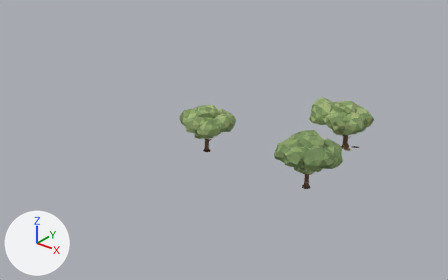
One commit to the Blender file blender/source/trees.blend: the scene before it, then after it.
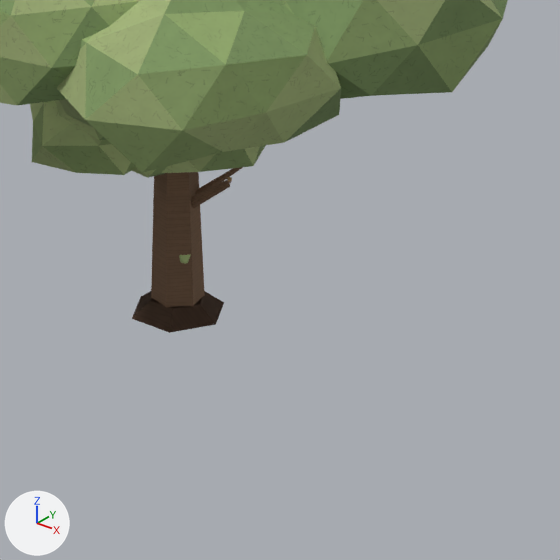
The first picture shows the older version from a 50 mm camera at (31.5, -38.9, 24.2) aimed at (0.3, 0.1, -0.1). The close-ups show the older and then the newer version on the part from 43% to 53% of the width and 44% to 61% of the height of that picture. Only the edits that show in the close-ups are written down. The lights are fixed; the arrows at lower left show +X, +Y and +Z.

The first close-up shows 'oak__square_1986_full__seg0', 'oak__square_1986_full__seg4', 'oak__square_1986_pruned__trunk', 'oak__square_2026_full__seg1', 'oak__square_2026_full__seg6', 'oak__square_2026_full__seg7', 'oak__square_2026_full__trunk' and 4 more.
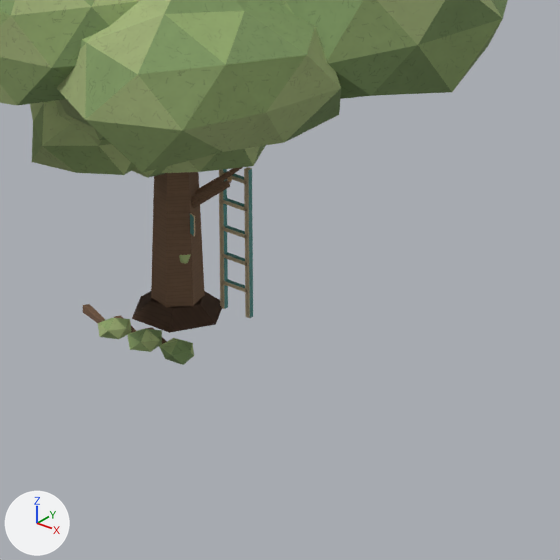
The change, as JSON lines over the scene's bpy script:
```json
{"block": "me_oak__square_1986_pruned__trunk", "where": "# used by ob_oak__square_1986_pruned__trunk; parent = ob_oak__square_1986_pruned; location = (0.0, 0.0, 0.0)"}
{"op": "remove", "block": "me_oak__square_1986_pruned__trunk", "code": "me_oak__square_1986_pruned__trunk.from_pydata(...)  # 228 vertices, 52 faces; spans x -0.415..0.498, y -0.156..0.186, z 0.0..1.37"}
{"op": "add", "block": "me_oak__square_1986_pruned__trunk", "code": "me_oak__square_1986_pruned__trunk.from_pydata(...)  # 648 vertices, 172 faces; spans x -0.512..0.666, y -0.785..0.27, z 0.0..1.37"}
{"block": "me_oak__square_1986_pruned__trunk", "change": "me_oak__square_1986_pruned__trunk part 1: 252 vertices added at x -0.512..0.666, y -0.785..-0.423, z 0.011..0.191"}
{"block": "me_oak__square_1986_pruned__trunk", "change": "me_oak__square_1986_pruned__trunk part 2: 168 vertices added at x 0.21..0.49, y 0.23..0.27, z 0.0..1.2"}
{"op": "add", "block": "me_oak__square_1986_pruned__trunk", "code": "me_oak__square_1986_pruned__trunk.materials.append(mat_bj_edge)"}
{"op": "add", "block": "me_oak__square_1986_pruned__trunk", "code": "me_oak__square_1986_pruned__trunk.materials.append(mat_bj_foliage)"}
```

Where the change shows, as pixel boxes (x1, y1, x2, y2) in the close-ups (560 x 560 px):
```json
{"object": "oak__square_1986_pruned__trunk", "change": "reshaped", "before": [191, 177, 232, 203], "after": [83, 167, 253, 365], "on screen": "mostly hidden before"}
{"part": 1, "of": "me_oak__square_1986_pruned__trunk", "change": "added", "after": [83, 304, 194, 365], "on screen": "green"}
{"part": 2, "of": "me_oak__square_1986_pruned__trunk", "change": "added", "after": [219, 167, 253, 318]}
```
